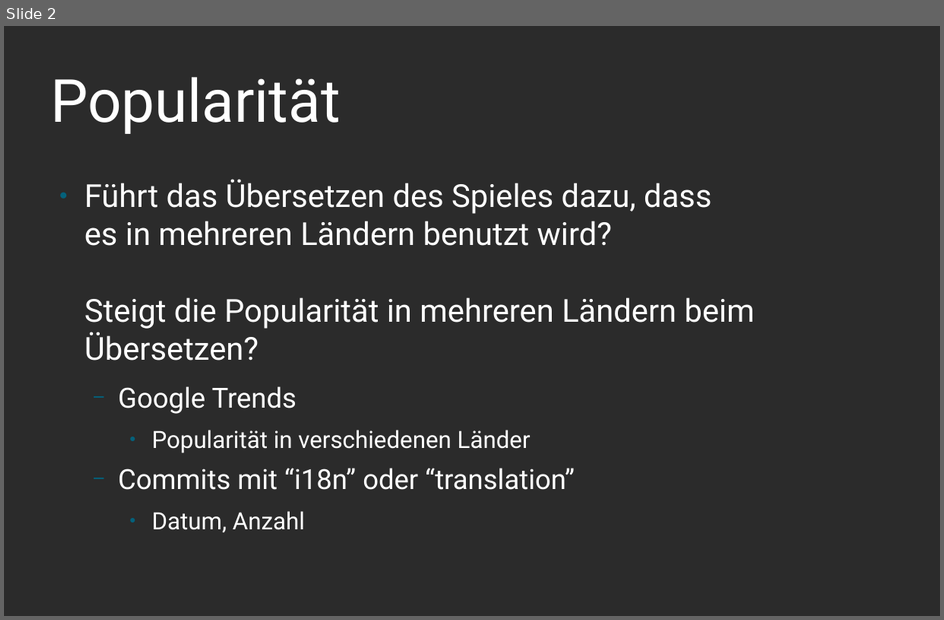
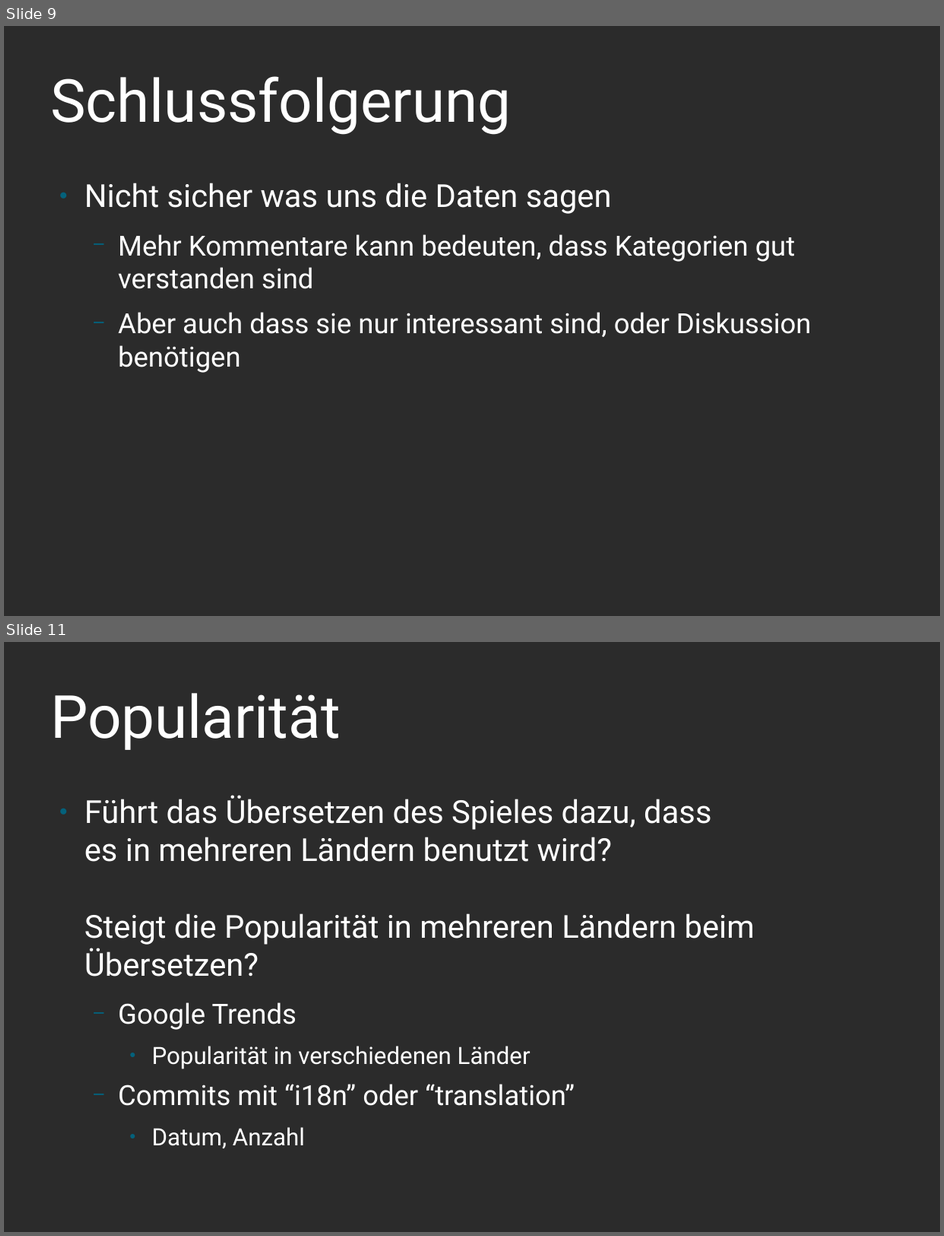
Before and after one commit to BoyanH/SoftwareProcesses17-18, a slide deck: Homework10/results_presentation.odp. Shown one above the other, each under a label of ours: slide 2 before the commit, slides 9 and 11 after it; the slides between them are not shown. The pictures are 944x620 and 944x1236 pixels, drawn with LibreOffice and Linux fonts; fonts in the diff are those of the drawing; background and template pictures are left out; a plain dark background stands for a picture behind light text. Boxes give left, top, right and bottom in pixels: in the first picture for what was removed or moved away, otherwise in the second. Text is boxed around its words. In the diff, an @@ line names an element or a change of style, - is before the commit and + after.

```diff
--- a/Homework10/results_presentation.odp
+++ b/Homework10/results_presentation.odp
@@ slide 9 added at bbox=[4, 26, 940, 616], background picture (left out) @@
@@ title added at bbox=[51, 76, 512, 135], 60 pt, text #FFFFFF @@
+Schlussfolgerung
@@ text added at bbox=[85, 183, 812, 373], 28 pt, text #FFFFFF @@
+● Nicht sicher was uns die Daten sagen
+  − Mehr Kommentare kann bedeuten, dass Kategorien gut verstanden sind
+  − Aber auch dass sie nur interessant sind, oder Diskussion benötigen
@@ what was slide 2 is now slide 11 @@
```
Also in this commit, not shown: 1 slide changed, 8 other slides added.
